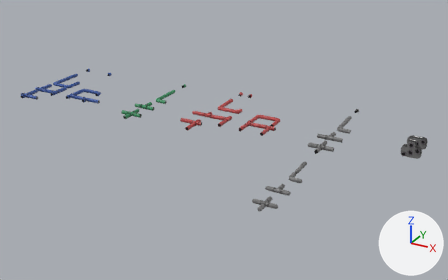
The FBX model Assets/Art/Models/Structures/Pipes/AtmosphericPipes.fbx, before and after one commit.
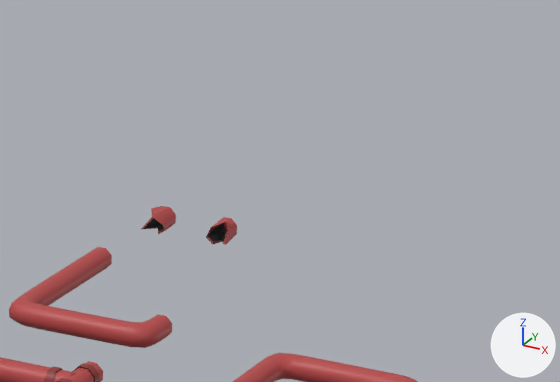
The first picture shows the older version from a 50 mm lens placed at (18.24, -22.88, 9.92), pointed at (6.64, -1.79, -0.63). The close-ups show both versions on the part from 48% to 67% of the width and 22% to 43% of the height of that picture; other places that the commit changed are outside them. Every picture has the same lights, and +X, +Y and +Z are marked at lower right. Where no turn or scale is listed for an object, it has been applied to the vertices.

Script lines for the objects in view, before the commit:
```python
me_pipecyanbent_013 = bpy.data.meshes.new('PipeCyanBent.013')
me_pipecyanbent_013.from_pydata(...)  # 56 vertices, 50 faces; spans x 0.172..0.5, y 0.172..0.5, z -0.209..-0.054
me_pipecyanbent_013.materials.append(mat_palette05)  # picture img_palette05_png
me_piperedunderbroken_001 = bpy.data.meshes.new('PipeRedUnderBroken.001')
me_piperedunderbroken_001.from_pydata(...)  # 33 vertices, 33 faces; spans x -0.333..-0.152, y 0.256..0.5, z -0.209..-0.033
me_piperedunderbroken_001.materials.append(mat_palette05)  # picture img_palette05_png
me_piperedunderbroken_002 = bpy.data.meshes.new('PipeRedUnderBroken.002')
me_piperedunderbroken_002.from_pydata(...)  # 33 vertices, 33 faces; spans x 0.152..0.333, y 0.256..0.5, z -0.209..-0.033
me_piperedunderbroken_002.materials.append(mat_palette05)  # picture img_palette05_png
ob_pipeslayer3brokenn_e = bpy.data.objects.new('PipesLayer3BrokenN&E', me_piperedunderbroken_002)
ob_pipeslayer3brokenn_e.location = (5.0, 2.0, 0.0)
ob_pipeslayer3brokens_w = bpy.data.objects.new('PipesLayer3BrokenS&W', me_piperedunderbroken_001)
ob_pipeslayer3brokens_w.location = (6.0, 2.0, 0.0)
ob_pipeslayer3l1 = bpy.data.objects.new('PipesLayer3L1', me_pipecyanbent_013)
ob_pipeslayer3l1.location = (5.0, 0.0, 0.0)
# also in view: 'PipesLayer3T2' at (5.92, -1.0, -0.13); 'PipesLayer3L2' at (5.91, 0.34, -0.13); 'PipesLayer3L4' at (7.91, -0.09, -0.13); 'PipesLayer3I' at (5.25, 1.0, -0.13); 'PipesLayer3L3' at (7.34, -0.09, -0.13)
```
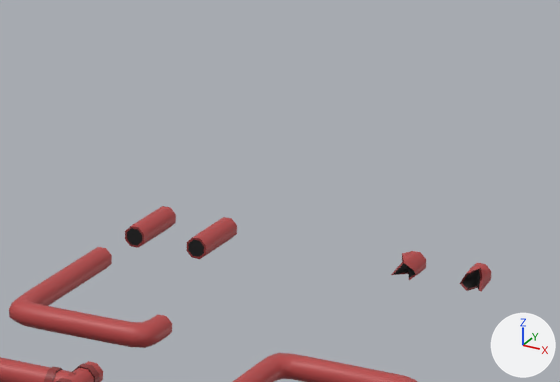
Scene script edits in JSON lines:
```json
{"op": "add", "block": "me_pipecyan_004", "code": ["me_pipecyan_004 = bpy.data.meshes.new('PipeCyan.004')", "me_pipecyan_004.from_pydata(...)  # 32 vertices, 26 faces; spans x -0.328..-0.172, y 0.0..0.5, z -0.209..-0.054", "me_pipecyan_004.materials.append(mat_palette05)  # picture img_palette05_png"]}
{"op": "add", "block": "me_pipecyan_003", "code": ["me_pipecyan_003 = bpy.data.meshes.new('PipeCyan.003')", "me_pipecyan_003.from_pydata(...)  # 32 vertices, 26 faces; spans x 0.172..0.328, y 0.0..0.5, z -0.209..-0.054", "me_pipecyan_003.materials.append(mat_palette05)  # picture img_palette05_png"]}
{"op": "set", "path": "ob_pipeslayer3brokenn_e.location", "old": "(5.0, 2.0, 0.0)", "new": "(7.0, 2.0, 0.0)"}
{"op": "set", "path": "ob_pipeslayer3brokens_w.location", "old": "(6.0, 2.0, 0.0)", "new": "(8.0, 2.0, 0.0)"}
{"op": "add", "block": "ob_pipeslayer3u2", "code": ["ob_pipeslayer3u2 = bpy.data.objects.new('PipesLayer3U2', me_pipecyan_004)", "ob_pipeslayer3u2.location = (6.0, 2.0, 0.0)"]}
{"op": "add", "block": "ob_pipeslayer3u1", "code": ["ob_pipeslayer3u1 = bpy.data.objects.new('PipesLayer3U1', me_pipecyan_003)", "ob_pipeslayer3u1.location = (5.0, 2.0, 0.0)"]}
```

Changed parts and their boxes [x1, y1, x2, y2] in the close-ups (560 x 382 px):
```json
{"object": "PipesLayer3BrokenS&W", "change": "moved", "before": [206, 217, 237, 245], "after": [460, 263, 491, 291]}
{"object": "PipesLayer3BrokenN&E", "change": "moved", "before": [141, 206, 176, 234], "after": [391, 251, 426, 280]}
{"object": "PipesLayer3U1", "change": "added", "after": [125, 206, 176, 248], "on screen": "brown"}
{"object": "PipesLayer3U2", "change": "added", "after": [187, 217, 237, 259], "on screen": "brown"}
```
